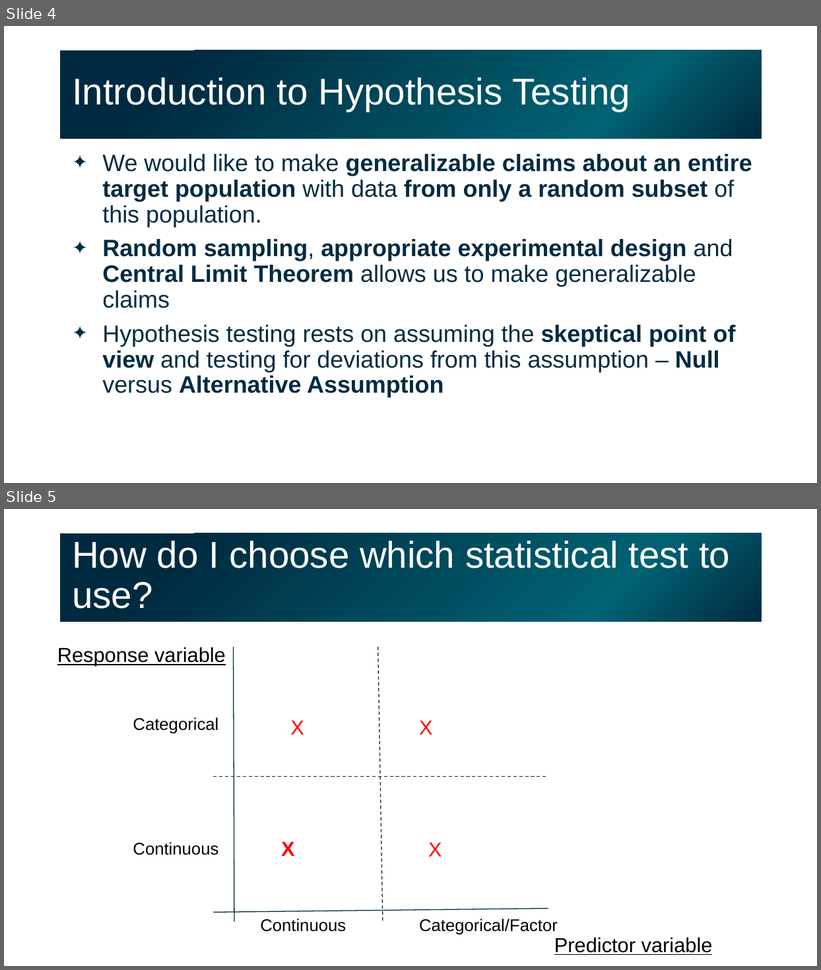
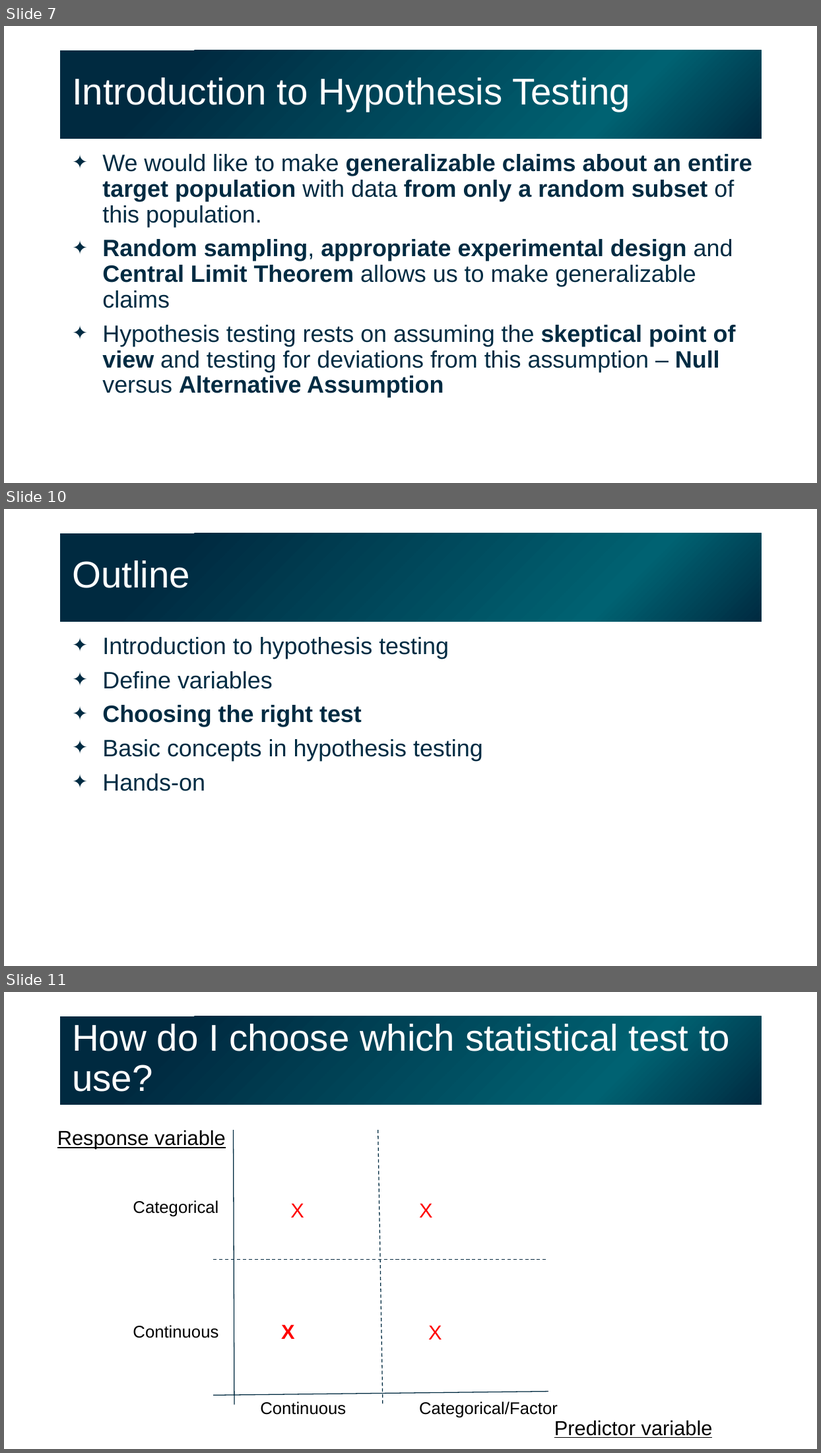
Before and after one commit to gladstone-institutes/Bioinformatics-Workshops, a slide deck: hypothesis-testing/HypothesisTesting.pptx. Shown one above the other, each under a label of ours: slides 4 and 5 before the commit, slides 7, 10 and 11 after it; the slides between them are not shown. The pictures are 821x970 and 821x1453 pixels, drawn with LibreOffice and Linux fonts; fonts in the diff are those of the drawing. Boxes give left, top, right and bottom in pixels: in the first picture for what was removed or moved away, otherwise in the second. Text is boxed around its words. In the diff, an @@ line names an element or a change of style, - is before the commit and + after.

```diff
--- a/hypothesis-testing/HypothesisTesting.pptx
+++ b/hypothesis-testing/HypothesisTesting.pptx
@@ slide 10 added at (4, 509, 817, 966), background #FFFFFF @@
@@ title added at (60, 533, 762, 622), fill gradient #002A40 to #006272, 44 pt, text #FFFFFF @@
+Outline
@@ text added at (102, 637, 483, 791), 28 pt, text #002B42 @@
+✦ Introduction to hypothesis testing
+✦ Define variables
+✦ Choosing the right test
+✦ Basic concepts in hypothesis testing
+✦ Hands-on
@@ what was slide 4 is now slide 7 @@
@@ what was slide 5 is now slide 11 @@
```
Also in this commit, not shown: 4 slides changed, 17 other slides added, 1 slide removed.
